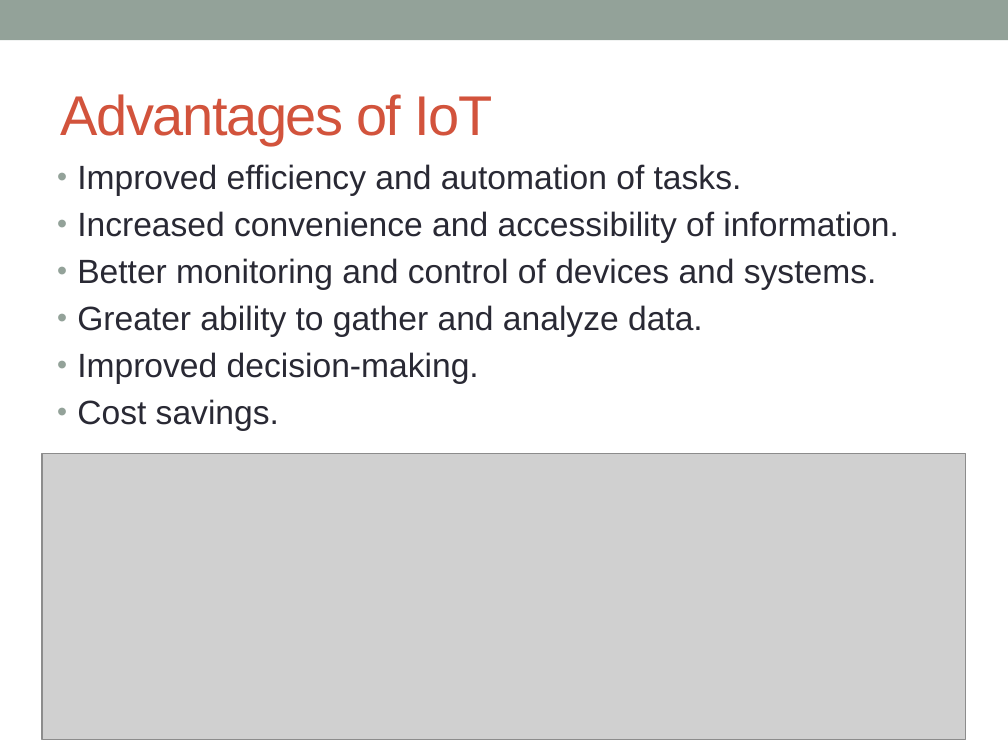
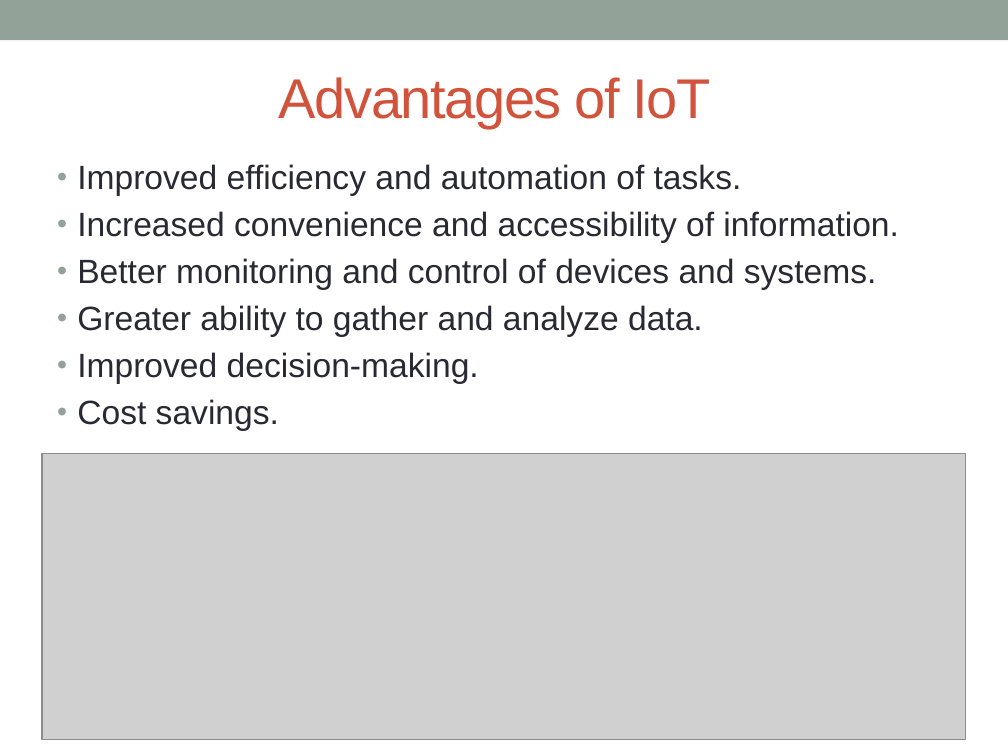
Before and after one commit to shivsalunke0503/iotworkshop, a slide deck: slide 11 of IoT.pptx (slide 10 before the commit). Drawn at 1008x756 pixels with LibreOffice and Linux fonts; fonts in the diff are those of the drawing; grey boxes stand for pictures. Boxes give left, top, right and bottom in pixels: in the first picture for what was removed or moved away, otherwise in the second. Text is boxed around its words. In the diff, an @@ line names an element or a change of style, - is before the commit and + after.

```diff
--- a/IoT.pptx
+++ b/IoT.pptx
@@ title "Advantages of IoT": place and size @@
-title "Advantages of IoT" at <box>60,94,492,145</box>
+title "Advantages of IoT" at <box>279,77,711,128</box>
```
Also in this commit, not shown: 12 other slides changed, 1 slide added.
